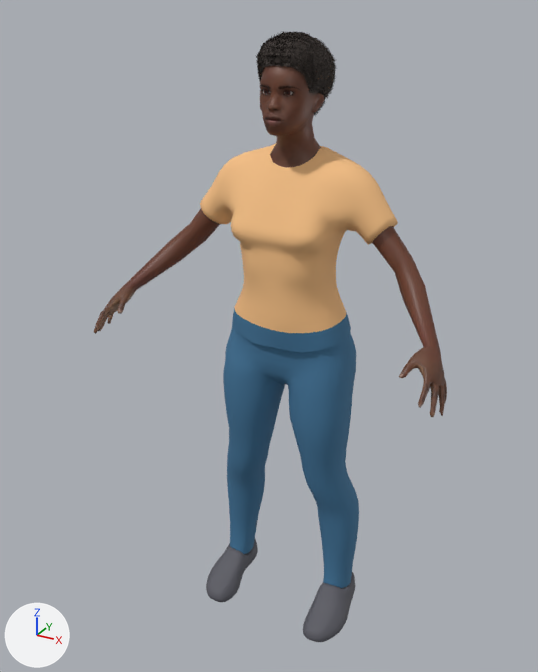
Two versions of the glTF model public/modelos/avatares/ana.glb, one commit apart.
Both versions are drawn from a camera (50 mm lens) standing at (0.873, -1.747, 1.742) and looking at (-0.037, -0.092, 0.914). Every picture has the same lights, and +X, +Y and +Z are marked at lower left. The first picture is the older version.

Objects in the first picture: 'AnaMalha'.
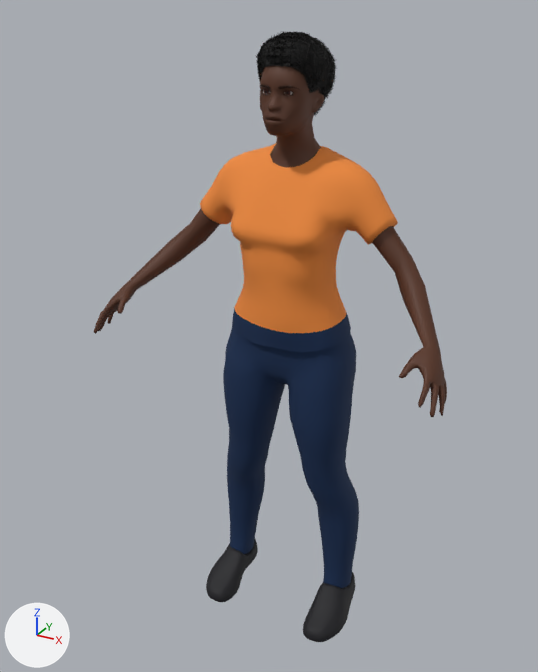
Location of each change, [x1, y1, x2, y2] in pixels of the pictures (538 x 672 px):
'AnaMalha', recoloured (darker)
    both: [94, 31, 447, 642]

The change, as a diff of the scene's bpy script:
```diff
--- a/public/modelos/avatares/ana.glb.py
+++ b/public/modelos/avatares/ana.glb.py
@@ mat_camiseta @@
 mat_camiseta = principled_material('camiseta')
-mat_camiseta.base_color = (0.94, 0.54, 0.24)  # beige #f8c286
+mat_camiseta.base_color = (0.873, 0.258, 0.0433)  # orange #f08b3b
 mat_camiseta.roughness = 0.85
@@ mat_calca @@
 mat_calca = principled_material('calca')
-mat_calca.base_color = (0.05, 0.17, 0.31)  # blue #3f7397
+mat_calca.base_color = (0.00137, 0.0203, 0.076)  # dark blue #05274e
 mat_calca.roughness = 0.85
@@ mat_sapato @@
 mat_sapato = principled_material('sapato')
-mat_sapato.base_color = (0.1, 0.1, 0.12)  # dark grey #595961
+mat_sapato.base_color = (0.00631, 0.00631, 0.00942)  # black #131318
 mat_sapato.roughness = 0.7
```
